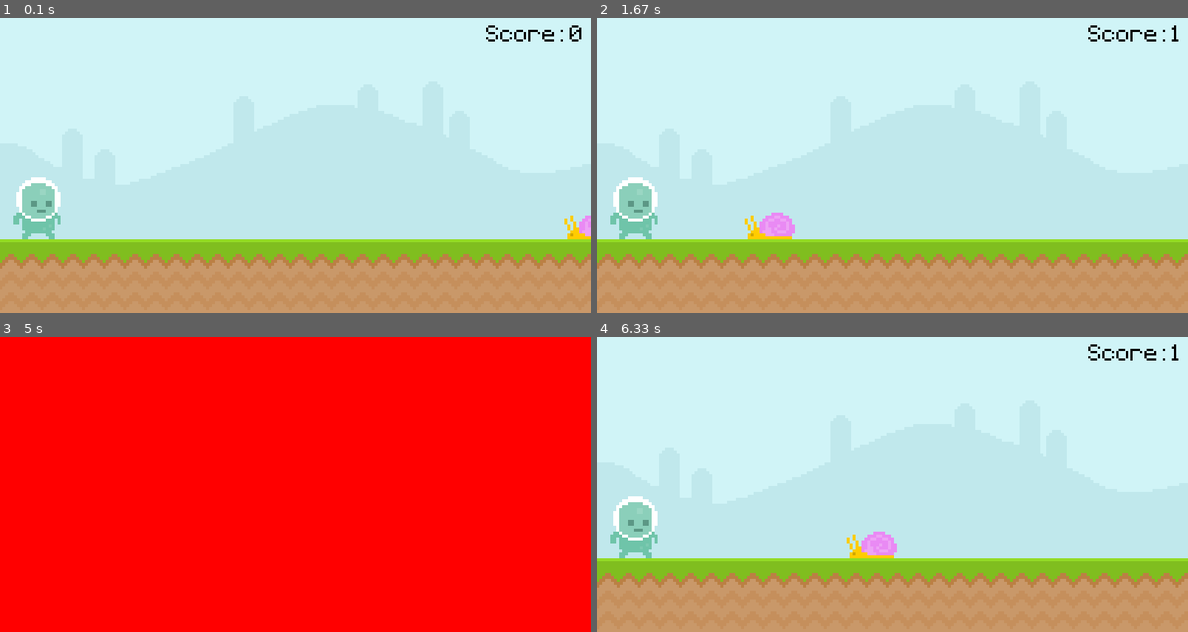
Above: before the commit, frames 1-4 (two rows, left to right).
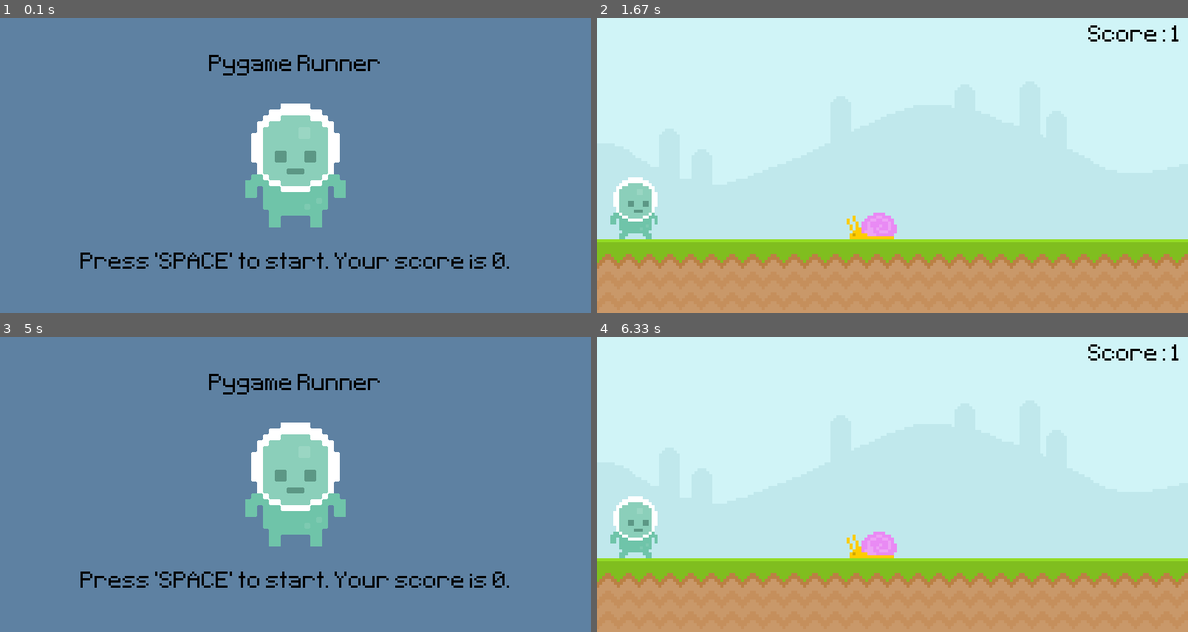
Above: after the commit, the same moments.

Repository: Zain-Khoso/pygame-runner
Game: pygame game, started from main.py
The game is run twice, just before and just after one commit, with the same random seed, the same clock (stepped at 60 frames per second) and the same inputs.
Inputs (mouse positions are in pixels of both pictures, inside the frame that each line leads up to):
- Up to frame 1 (0.1 s): no input
- Up to frame 2 (1.67 s): click (632, 206) at 0.38 s
- Up to frame 3 (5 s): tap Space at 1.67, 4.17 s; click (265, 561) at 2.55 s; click (35, 525) at 2.88 s
- Up to frame 4 (6.33 s): click (721, 425) at 5.05 s; click (632, 525) at 5.38 s

The runs differ from the first frame. In frame 1, 100% of the frame differs, in the area x 0-100%, y 0-100%; in frame 2, 1.1%; in frame 3, 100%; in frame 4, nothing differs.

Commit message:
update: Start Screen

Diff:
--- a/main.py
+++ b/main.py
@@ -14,7 +14,7 @@
 screen = pygame.display.set_mode((800, 400))
 clock = pygame.time.Clock()
 font = pygame.font.Font("font/Pixeltype.ttf", 50)
-game_active = True
+game_active = False
 start_time = 0
 
 sky_surf = pygame.image.load("graphics/Sky.png").convert()
@@ -26,6 +26,21 @@
 player_surf = pygame.image.load("graphics/Player/player_walk_1.png").convert_alpha()
 player_rect = player_surf.get_rect(midbottom=(50, 300))
 player_gravity = 0
+
+title_surf = font.render("Pygame Runner", False, "Black")
+title_rect = title_surf.get_rect(midtop=(400, 50))
+
+player_stand_surf = pygame.image.load(
+    "graphics/Player/player_stand.png"
+).convert_alpha()
+player_stand_surf = pygame.transform.scale2x(player_stand_surf)
+player_stand_rect = player_stand_surf.get_rect(center=(400, 200))
+
+instructions_surf = font.render(
+    "Press 'SPACE' to start. Your score is 0.", False, "Black"
+)
+instructions_rect = instructions_surf.get_rect(midbottom=(400, 350))
+
 
 while True:
     for event in pygame.event.get():
@@ -70,7 +85,10 @@
             game_active = False
             snail_rect.left = 800
     else:
-        screen.fill("Red")
+        screen.fill((94, 129, 162))
+        screen.blit(title_surf, title_rect)
+        screen.blit(player_stand_surf, player_stand_rect)
+        screen.blit(instructions_surf, instructions_rect)
 
     pygame.display.update()
     clock.tick(60)
